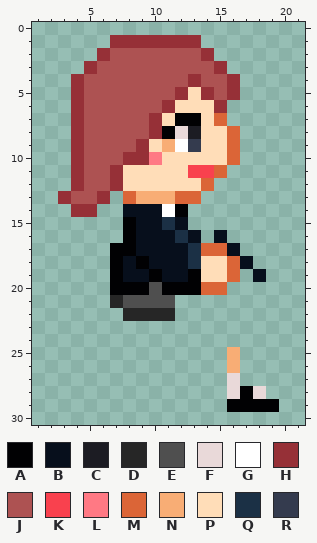
Pixel-art sprite: public/assets/students/7.png. Above is the file before it was changed.
The file is 32x32 pixels. Colours within 5 levels of each other are drawn and written as one. Shown: x 1..21, y 0..30.
Palette (. is transparent): A #010103  B #070f1c  C #1c1c23  D #262626  E #4f4f4f  F #e9d9d9  G #ffffff  H #963037  J #ad5252  K #f9414e  L #ff7984  M #db6537  N #f8ad75  P #ffddb8  Q #1b3045  R #343b4e
Pixels before, first column x 3:
 1 ....HHHHHHH......
 2 ...HJJJJJJJH.....
 3 ..HJJJJJJJJJH....
 4 .HJJJJJJJJHJJH...
 5 .HJJJJJJJHPHJH...
 6 .HJJJJJJHPPPH....
 7 .HJJJJJHPAAPM....
 8 .HJJJJJHAFCPPM...
 9 .HJJJJHPNGRPPM...
10 .HJJJHHLPPPPPM...
11 .HJJHPPPPPKKM....
12 .HJJHPPPPPPM.....
13 HJJH.MNNNMM......
14 .HH..BBBGA.......
15 .....ABBQB.......
16 .....ABBBQB.B....
17 ....AABBBBQMMB...
18 ....ABABBBQPPMB..
19 ....ABBABBAPPM.B.
20 ....AAAEAAAMM....
21 ....DEEEE........
22 .....DDDD........
23 .................
24 .................
25 .............N...
26 .............N...
27 .............F...
28 .............FAF.
29 .............AAAA
The same view after the edit:
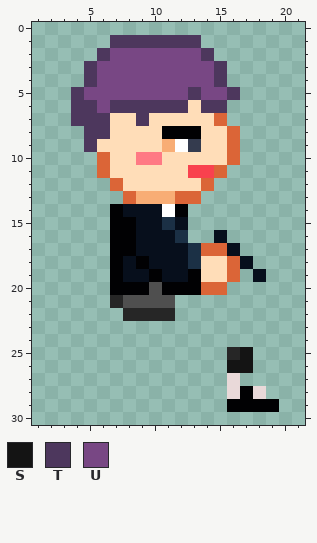
Colours new in this view: S #141414  T #4d375d  U #784784
Edits made:
y 1: x 7..13 HHHHHHH -> TTTTTTT
y 2: x 6..14 HJJJJJJJH -> TUUUUUUUT
y 3: x 5..15 HJJJJJJJJJH -> TUUUUUUUUUT
y 4: x 4..16 HJJJJJJJJHJJH -> .TUUUUUUUUUT.
y 5: x 4..16 HJJJJJJJHPHJH -> TUUUUUUUUTUUT
y 6: x 4..12 HJJJJJJHP -> TTUTTTTTT; x 14..15 PH -> TT
y 7: x 4..10 HJJJJJH -> TTTPPTP; x 12..13 AA -> PP
y 8: x 4..10 HJJJJJH -> .TTPPPP; x 12..13 FC -> AA
y 9: x 4..9 HJJJJH -> .TPPPP
y 10: x 4..9 HJJJHH -> ..MPPL
y 11: x 4..7 HJJH -> ..MP
y 12: x 4..7 HJJH -> ...M
y 13: x 3..6 HJJH -> ....
y 14: x 4..5 HH -> ..; x 7 . -> A
y 15: x 7 . -> A
y 16: x 7 . -> A; x 13 B -> .
y 25: x 16..17 N. -> DS
y 26: x 16..17 N. -> SS
Where, in picture pixels (left, top, right, bottom), the same in both pictures:
changed: (58, 35, 240, 243)
changed: (227, 347, 253, 373)
